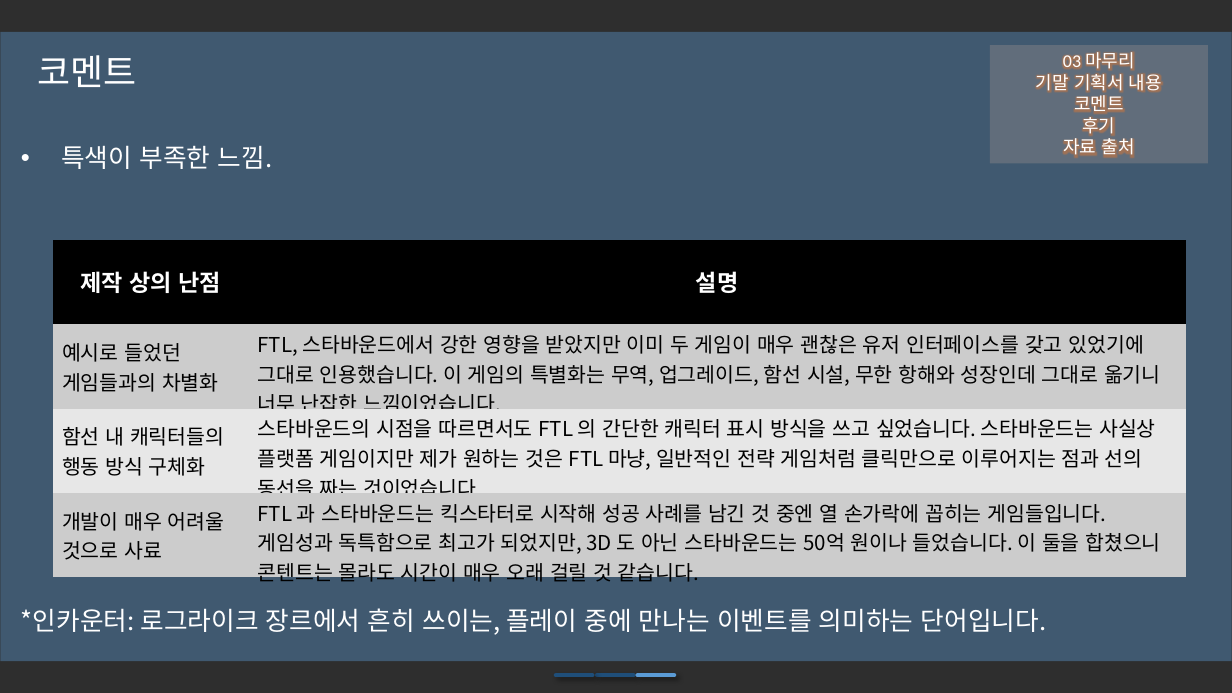
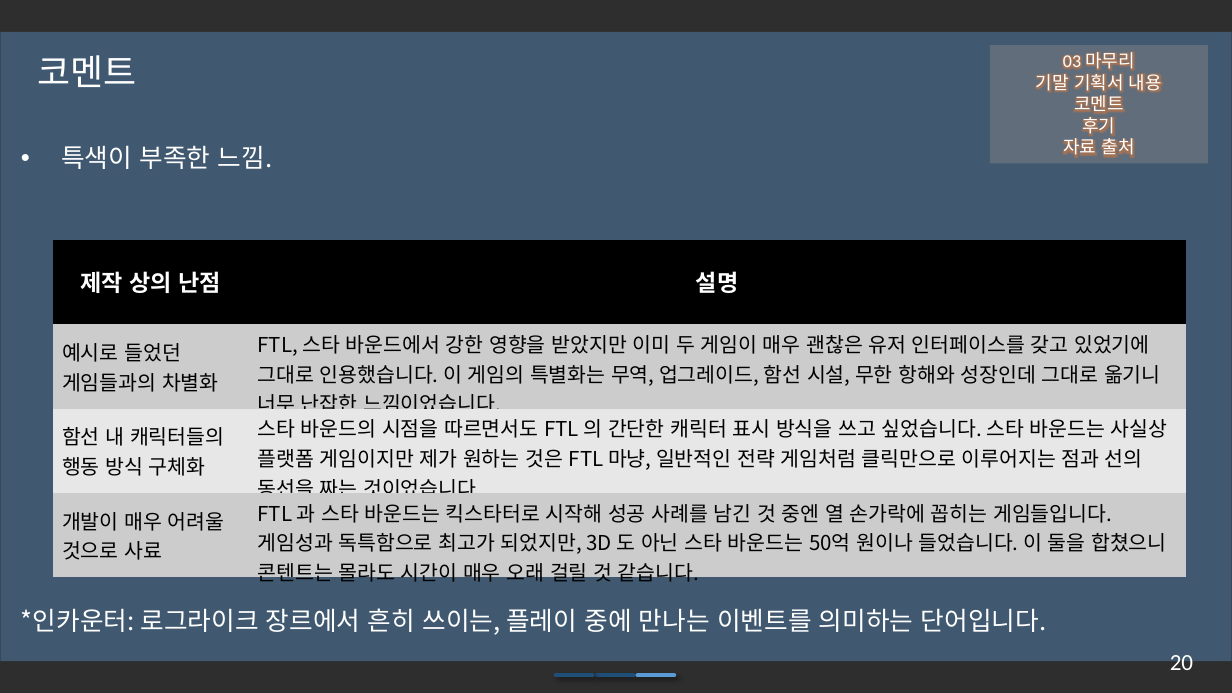
Before and after one commit to iconstudio/2017-Platformer, a slide deck: slide 21 of slides/Cosmos_20171105.pptx. Drawn at 1232x693 pixels with LibreOffice and Linux fonts; fonts in the diff are those of the drawing; background and template pictures are left out; a plain dark background stands for a picture behind light text. Boxes give left, top, right and bottom in pixels: in the first picture for what was removed or moved away, otherwise in the second. Text is boxed around its words. In the diff, an @@ line names an element or a change of style, - is before the commit and + after.

```diff
--- a/slides/Cosmos_20171105.pptx
+++ b/slides/Cosmos_20171105.pptx
@@ table at bbox=[53, 239, 1186, 590] @@
-row 2, column 2: FTL, 스타바운드에서 강한 영향을 받았지만 이미 두 게임이 매우 괜찮은 유저 인터페이스를 갖고 있었기에 그대로 인용했습니다. 이 게임의 특별화는 무역, 업그레이드, 함선 시설, 무한 항해와 성장인데 그대로 옮기니 너무 난잡한 느낌이었습니다.
+row 2, column 2: FTL, 스타 바운드에서 강한 영향을 받았지만 이미 두 게임이 매우 괜찮은 유저 인터페이스를 갖고 있었기에 그대로 인용했습니다. 이 게임의 특별화는 무역, 업그레이드, 함선 시설, 무한 항해와 성장인데 그대로 옮기니 너무 난잡한 느낌이었습니다.
-row 3, column 2: 스타바운드의 시점을 따르면서도 FTL 의 간단한 캐릭터 표시 방식을 쓰고 싶었습니다. 스타바운드는 사실상 플랫폼 게임이지만 제가 원하는 것은 FTL 마냥, 일반적인 전략 게임처럼 클릭만으로 이루어지는 점과 선의 동선을 짜는 것이었습니다.
+row 3, column 2: 스타 바운드의 시점을 따르면서도 FTL 의 간단한 캐릭터 표시 방식을 쓰고 싶었습니다. 스타 바운드는 사실상 플랫폼 게임이지만 제가 원하는 것은 FTL 마냥, 일반적인 전략 게임처럼 클릭만으로 이루어지는 점과 선의 동선을 짜는 것이었습니다.
-row 4, column 2: FTL 과 스타바운드는 킥스타터로 시작해 성공 사례를 남긴 것 중엔 열 손가락에 꼽히는 게임들입니다. 게임성과 독특함으로 최고가 되었지만, 3D 도 아닌 스타바운드는 50억 원이나 들었습니다. 이 둘을 합쳤으니 콘텐트는 몰라도 시간이 매우 오래 걸릴 것 같습니다.
+row 4, column 2: FTL 과 스타 바운드는 킥스타터로 시작해 성공 사례를 남긴 것 중엔 열 손가락에 꼽히는 게임들입니다. 게임성과 독특함으로 최고가 되었지만, 3D 도 아닌 스타 바운드는 50억 원이나 들었습니다. 이 둘을 합쳤으니 콘텐트는 몰라도 시간이 매우 오래 걸릴 것 같습니다.
@@ text added at bbox=[1170, 655, 1193, 677], 18 pt, text #FFFFFF @@
+20
```
Also in this commit, not shown: 20 other slides changed.
